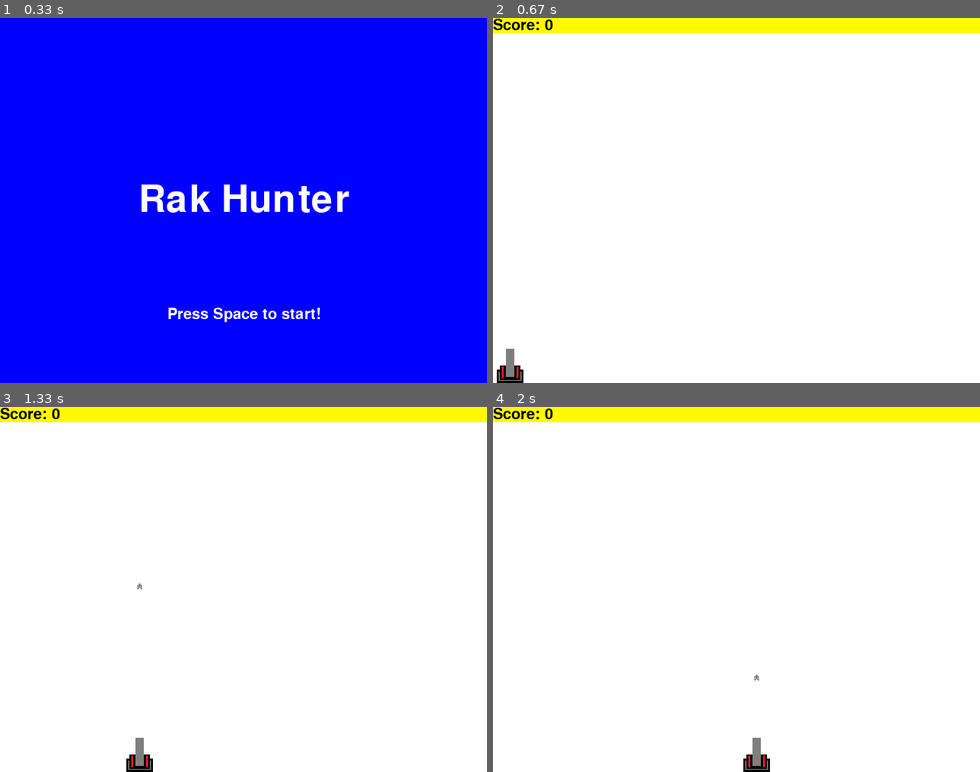
Above: before the commit, frames 1-4 (two rows, left to right).
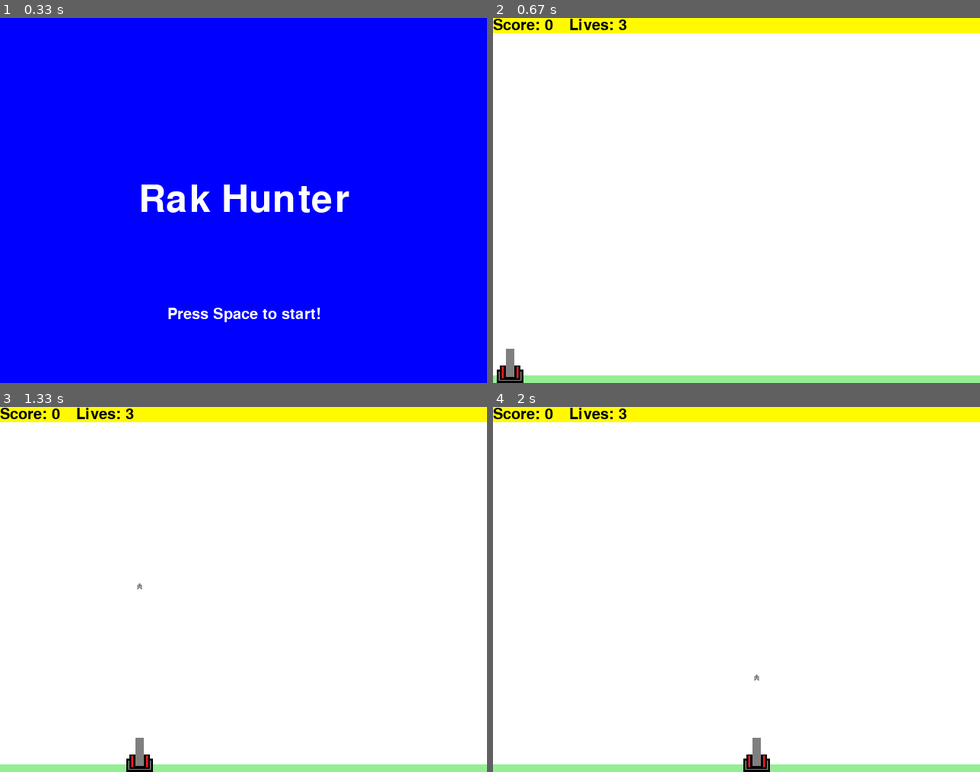
Above: after the commit, the same moments.

Repository: Zyndro/Pygame_OOP_test
Game: pygame game, started from run.py
Same seed, same stepped clock (60 frames per second), same inputs: the game is played once before the commit and once after it.
Inputs (mouse positions are in pixels of both pictures, inside the frame that each line leads up to):
- Up to frame 1 (0.33 s): no input
- Up to frame 2 (0.67 s): tap Space at 0.33 s
- Up to frame 3 (1.33 s): click (126, 593) at 0.72 s; tap Enter at 1 s
- Up to frame 4 (2 s): click (746, 465) at 1.38 s; click (741, 629) at 1.72 s

Frame 1 is identical in both runs. In frame 2, 2.1% of the frame differs, in the area x 0-100%, y 0-100%; in frame 3, 2.1%; in frame 4, 2.1%.

Commit message:
i dont even know what i changed, but its all garbage

Diff:
--- a/run.py
+++ b/run.py
@@ -11,14 +11,12 @@
         self.wysokosc_okna=480
         self.gameDisplay = pygame.display.set_mode((self.szerokosc_okna,self.wysokosc_okna))
         self.shot = pygame.mixer.Sound('assets/pop.ogg')
+        self.deth = pygame.mixer.Sound('assets/deth.ogg')
         pygame.display.set_caption("Rak Hunter")
         pygame.mouse.set_visible(0)
         self.raki = list()
         self.pociski = list()
         self.clock = pygame.time.Clock()
-
-
-
 
 
     def game_intro(self):
@@ -32,11 +30,11 @@
             self.gameDisplay.fill((0, 0, 255))
             self.gameDisplay.blit(text, text_rect)
             self.gameDisplay.blit(text2, ((220, self.wysokosc_okna-100)))
-
             self.clock.tick(30)
 
             for event in pygame.event.get():
-                if event.type == pygame.QUIT:
+                if event.type == pygame.QUIT or(event.type == pygame.KEYDOWN and event.key == pygame.K_ESCAPE):
+                    print("off")
                     pygame.quit()
                     quit()
                 if event.type == pygame.KEYDOWN:
@@ -44,36 +42,46 @@
                         intro=False
             self.draw()
 
-
-
     def run(self):
         run=True
         plejer = gracz() #spawning player
         points=0
+        lives = 3
         respawn=60
 
 
         while run == True:
             font = pygame.font.Font('freesansbold.ttf', 20)
             text = font.render("Score: " + str(points), True, (0,0,0))
+            text2 = font.render("Lives: " + str(lives), True, (0, 0, 0))
+            text3 = font.render("Game Over!", True, (0, 0, 0))
+            text_rect = text3.get_rect(center=(self.szerokosc_okna/2, self.wysokosc_okna/2))
 
             self.clock.tick(30)
             pos = pygame.mouse.get_pos()
             self.gameDisplay.fill((255,255,255))
+            pygame.draw.rect(self.gameDisplay, (148, 238, 148), [0, self.wysokosc_okna - 10, self.szerokosc_okna, 20])
             plejer.update(pos[0],self.gameDisplay)
 
 
-            if points < 0: #restarting the game on negative points
+            if lives < 0: #restarting the game on negative lives
                 self.raki.clear()
                 self.pociski.clear()
+                pygame.draw.rect(self.gameDisplay, (255, 0, 0), [0, self.wysokosc_okna/2-20, self.szerokosc_okna, 50])
+                self.gameDisplay.blit(text3, text_rect)
+                self.draw()
+                pygame.time.wait(3000)
                 gra.game_intro()
-                points=0
+                points = 0
+                lives = 3
 
             for i in self.raki:
                 i.draw(self.gameDisplay)
                 #print(i.collisiony())
-                if i.collisiony() > 495:
-                    points -= 1
+                if i.collisiony() == 405:
+                    lives -= 1
+                    if lives >= -1:
+                        self.deth.play()
 
             for i in self.pociski:
                 i.update(self.gameDisplay)
@@ -82,11 +90,9 @@
                 for r in self.raki: #collision between bullets and cancers
                     #print(r.collisionx(), i.collisionx())
                     if r.collisionx() <= i.collisionx()+20 and r.collisionx()+20 >= i.collisionx() and i.collisiony() < r.collisiony()+69:
-                        print("deduwa occured")
+                        #print("deduwa occured")
                         self.raki.remove(r)
                         points+=1
-
-
 
             for event in pygame.event.get():
 
@@ -94,22 +100,28 @@
                     pygame.quit()
                     quit()
                 if event.type == pygame.MOUSEBUTTONDOWN:
-                    print(pos)
+                    #print(pos)
                     self.shot.play()
                     self.pociski.append(bullets(pos[0])) #spawning bullets(shooting)
+
+                if event.type == pygame.KEYDOWN:
+                    # If pressed key is ESC quit program
+                    if event.key == pygame.K_ESCAPE:
+                        self.game_intro()
 
 
             pygame.draw.rect(self.gameDisplay, (255, 250, 0), [0, 0, self.szerokosc_okna, 20])
             self.gameDisplay.blit(text, (0, 0))
+            self.gameDisplay.blit(text2, (100, 0))
+
+
             self.draw()
             respawn-=1
 
             if respawn < 0:
                 self.raki.append(enemy())
                 respawn=60
-            print(respawn)
-
-
+            #print(respawn)
 
     def draw(self):
         pygame.display.update()
